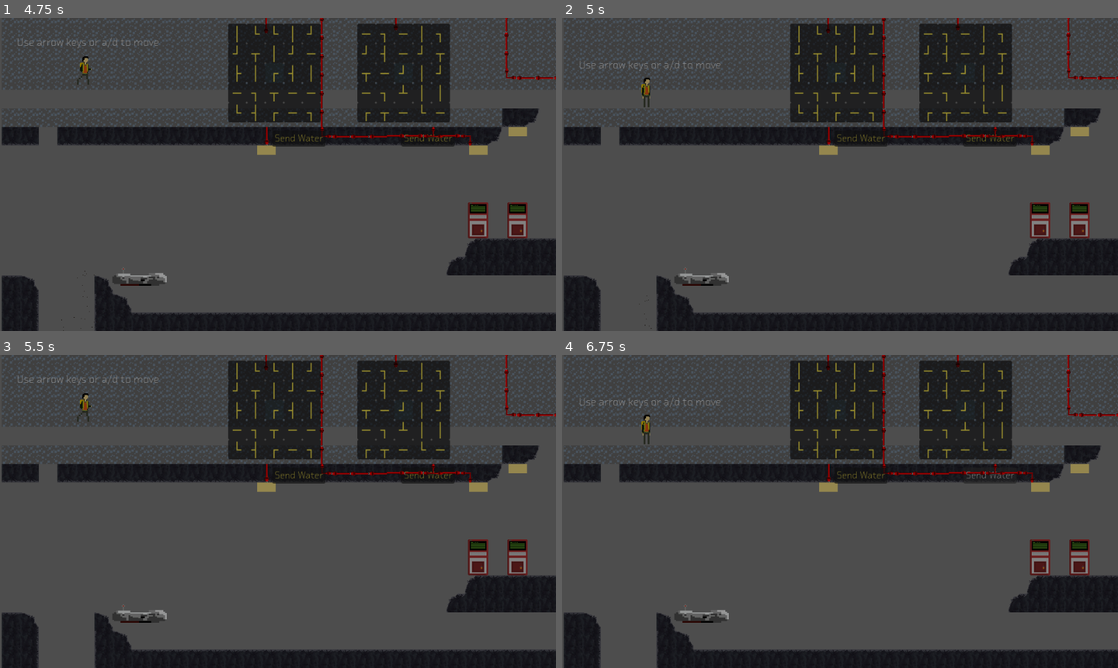
Above: before the commit, frames 1-4 (two rows, left to right).
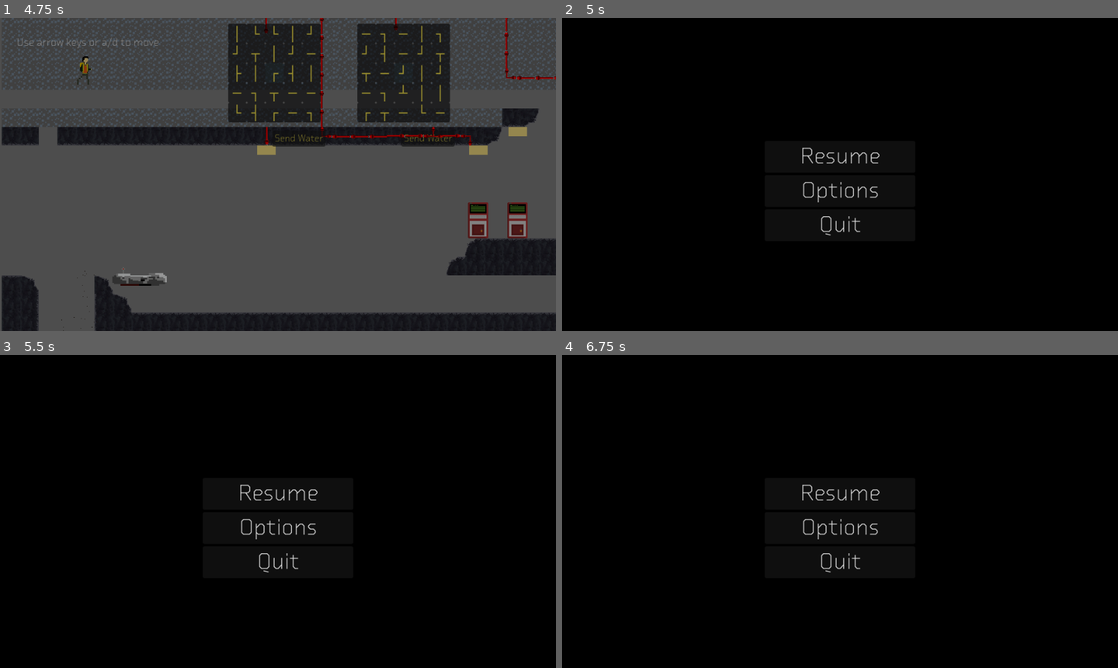
Above: after the commit, the same moments.

Repository: The-Spark-Industries/spark-energy
Game: Godot game, scene res://Master Scenes/titleScreen.tscn
Two runs of this game, one before a commit and one after it. Both use one fixed random seed, a clock stepped at 60 frames per second and the inputs below. The engine's default icon, where the game draws it, is replaced by a stand-in: a white triangle on a blue panel in a dark square.
Inputs (mouse positions are in pixels of both pictures, inside the frame that each line leads up to):
- Up to frame 1 (4.75 s): click "Start" at 0.5 s; tap Enter (ui_accept) at 1.25, 3.5 s; hold E (e) 1.28-2.03 s; hold 2 (inventoryright) 1.28-2.78 s; tap Space (jump) at 1.52, 2.27, 3.77, 4.52 s; tap E (e) at 2.1, 3.05, 3.6 s; hold 1 (inventoryleft) 2.78-3.53 s; hold Q (q) 2.78-3.53 s; hold 2 (inventoryright) from 3.53 s (still down); hold E (e) from 4.28 s (still down)
- Up to frame 2 (5 s): keep holding 2 (inventoryright); keep holding E (e); tap Escape (pause) at 4.9 s
- Up to frame 3 (5.5 s): release 2 (inventoryright) at 5.03 s; release E (e) at 5.03 s; hold 1 (inventoryleft) from 5.03 s (still down); tap Q (q) at 5.1 s; tap Space (jump) at 5.27 s; tap E (e) at 5.3 s
- Up to frame 4 (6.75 s): release 1 (inventoryleft) at 5.78 s; hold 2 (inventoryright) 5.78-6.5 s; hold E (e) 5.78-6.5 s; click (990, 473) at 6.5 s, where only the run after the commit has a clickable "Send Water"

Frame 1 is identical in both runs. In frame 2, 96% of the frame differs, in the area x 0-100%, y 0-100%; in frame 3, 96%; in frame 4, 97%.

Commit message:
Pause menu fix

Diff:
--- a/Scripts/pause_menu.gd
+++ b/Scripts/pause_menu.gd
@@ -90,20 +90,7 @@
 		get_tree().paused = false
 		visible = false
 		oM.visible = false
-	if Input.is_action_just_pressed("pause") and (Global.wiremode== false):
-		if (Global.tutorialchecker==2):
-				Global.tutorialchecker=3
-		if (get_tree().paused==false ):
-			_bring_to_front()
-			get_tree().paused= true
-			oM.visible =false
-			visible=true
-			_set_ambience_paused_for_menu(true)
-		elif (get_tree().paused ==true):
-			get_tree().paused= false
-			visible=false
-			oM.visible =false
-			_set_ambience_paused_for_menu(false)
+		_set_ambience_paused_for_menu(false)
 
 
 func _bring_to_front() -> void:
